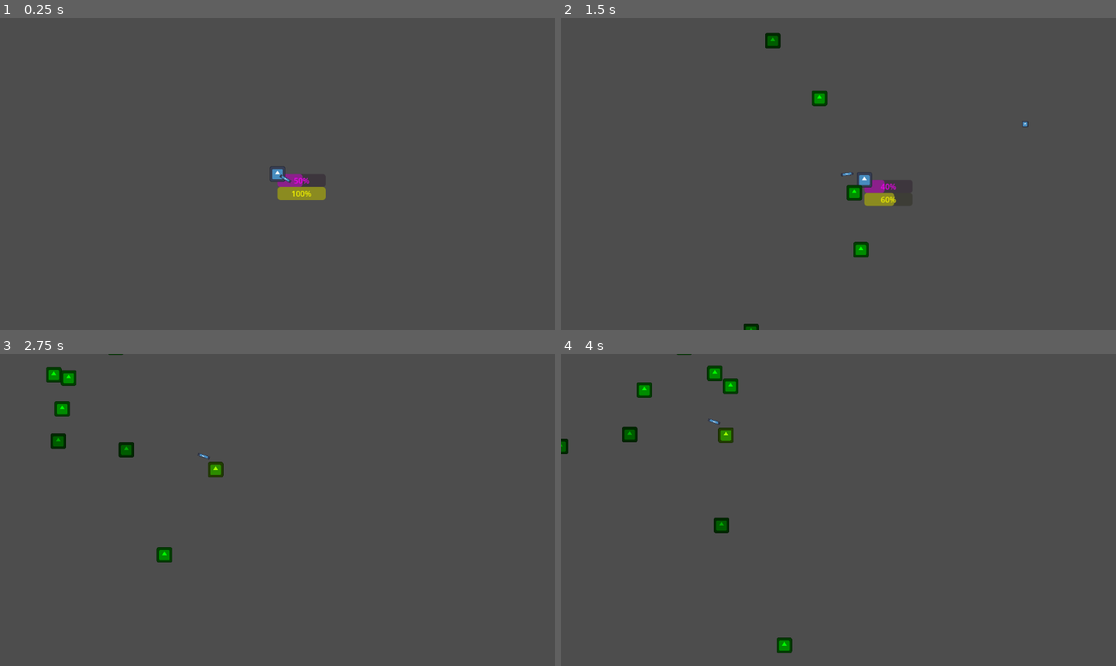
Above: before the commit, frames 1-4 (two rows, left to right).
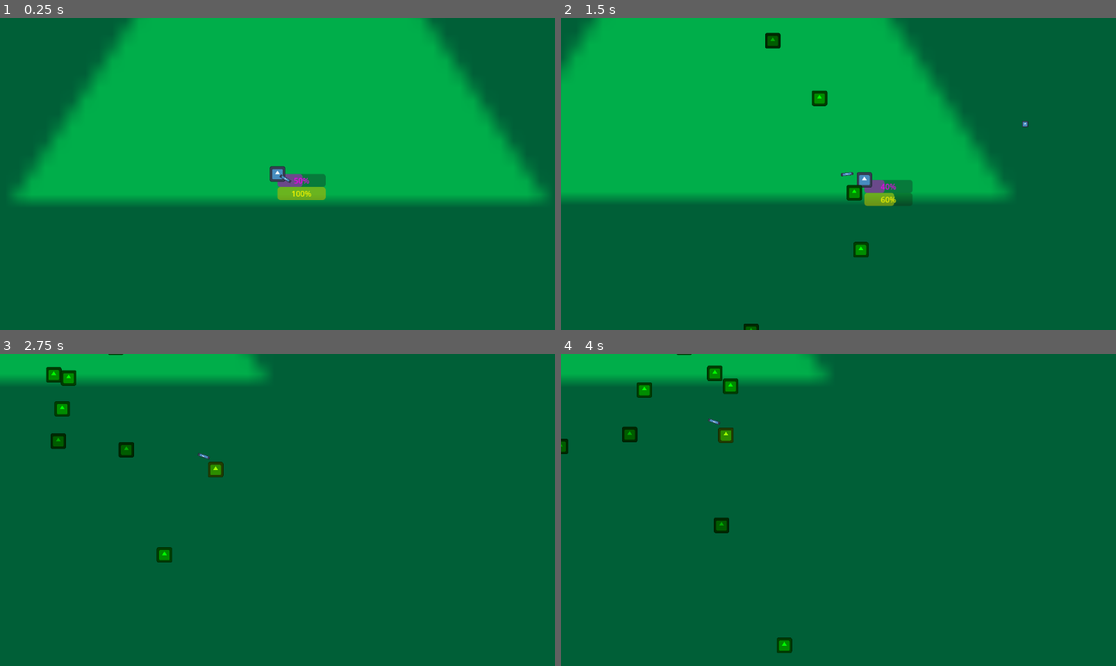
Above: after the commit, the same moments.

Repository: not-malware-exe/cse290r
Game: Godot game, scene res://world.tscn
The game is run twice, just before and just after one commit, with the same random seed, the same clock (stepped at 60 frames per second) and the same inputs. The engine's default icon, where the game draws it, is replaced by a stand-in: a white triangle on a blue panel in a dark square.
Inputs (mouse positions are in pixels of both pictures, inside the frame that each line leads up to):
- Up to frame 1 (0.25 s): no input
- Up to frame 2 (1.5 s): tap Enter at 0.5 s; move the mouse to (960, 158) at 0.52 s; hold D (Right) 0.53-1.28 s; tap Shift (Dash) at 0.6, 1.35 s; move the mouse to (727, 189) at 1.27 s; hold S (Down) from 1.28 s (still down)
- Up to frame 3 (2.75 s): move the mouse to (333, 441) at 2.02 s; release S (Down) at 2.03 s; hold D (Right) from 2.03 s (still down); tap Shift (Dash) at 2.1 s
- Up to frame 4 (4 s): move the mouse to (810, 572) at 2.77 s; release D (Right) at 2.78 s; hold W (Up) 2.78-3.53 s; tap Shift (Dash) at 2.85, 3.6 s; move the mouse to (1005, 556) at 3.52 s; hold A (Left) from 3.53 s (still down)

The runs differ from the first frame. In frame 1, 100% of the frame differs, in the area x 0-100%, y 0-100%; in frame 2, 99%; in frame 3, 99%; in frame 4, 99%.

Commit message:
Added Floor

Diff:
--- a/zombie-shooter/world.tscn
+++ b/zombie-shooter/world.tscn
@@ -1,13 +1,19 @@
-[gd_scene load_steps=6 format=3 uid="uid://b10usvvs45tn6"]
+[gd_scene load_steps=7 format=3 uid="uid://b10usvvs45tn6"]
 
 [ext_resource type="Script" uid="uid://dkqn7xs6ev22b" path="res://world.gd" id="1_aqk2v"]
 [ext_resource type="PackedScene" uid="uid://d8jc4oy7yg2l" path="res://character_scenes/player_character.tscn" id="1_fj7yv"]
+[ext_resource type="Texture2D" uid="uid://detrigj2ejk0n" path="res://icon.svg" id="2_dwbse"]
 [ext_resource type="PackedScene" uid="uid://ccy7kgichnmy4" path="res://character_scenes/zombies/zombie.tscn" id="2_tlwt5"]
 [ext_resource type="PackedScene" uid="uid://cj8pu66vhmgkh" path="res://character_scenes/zombies/leaper.tscn" id="3_tlwt5"]
 [ext_resource type="PackedScene" uid="uid://c4xmdv15ix3fw" path="res://character_scenes/zombies/gunner.tscn" id="5_036b0"]
 
 [node name="World" type="Node2D"]
 script = ExtResource("1_aqk2v")
+
+[node name="Icon" type="Sprite2D" parent="."]
+modulate = Color(0, 0.68235296, 0.2901961, 1)
+scale = Vector2(27.77, 27.77)
+texture = ExtResource("2_dwbse")
 
 [node name="PlayerCharacter" parent="." instance=ExtResource("1_fj7yv")]
 position = Vector2(-4, -1)
